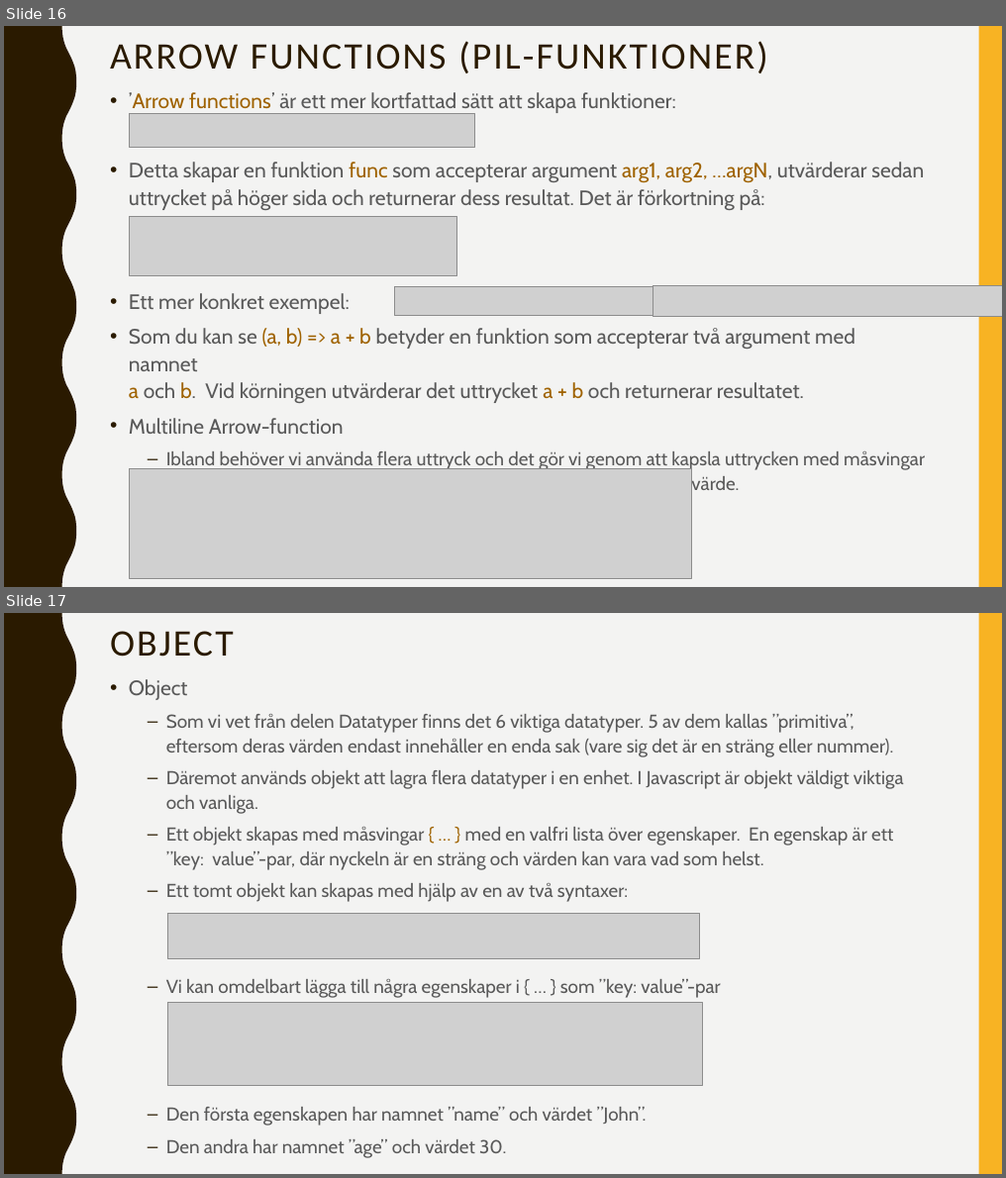
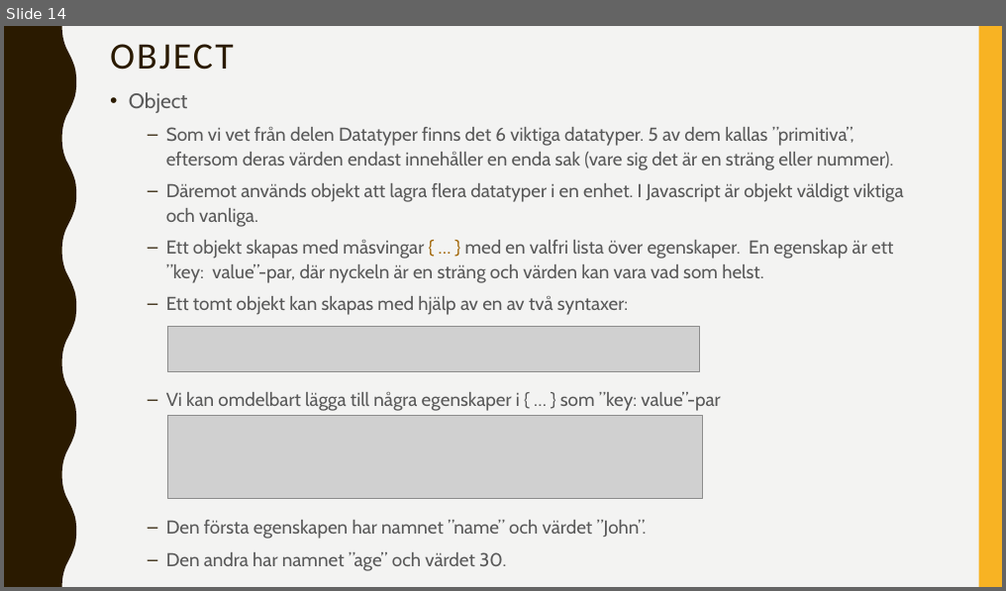
Before and after one commit to abbjetmus/programmering-produktion, a slide deck: Javascript/JavaScript.pptx. Shown one above the other, each under a label of ours: slides 16 and 17 before the commit, slide 14 after it. The pictures are 1006x1178 and 1006x591 pixels, drawn with LibreOffice and Linux fonts; fonts in the diff are those of the drawing; grey boxes stand for pictures. Boxes give left, top, right and bottom in pixels: in the first picture for what was removed or moved away, otherwise in the second. Text is boxed around its words. In the diff, an @@ line names an element or a change of style, - is before the commit and + after.

```diff
--- a/Javascript/JavaScript.pptx
+++ b/Javascript/JavaScript.pptx
@@ slide 16 removed at (x1=4, y1=26, x2=1002, y2=587), background #F3F3F2; not listed: 2 template elements that a slide beside it also shows @@
@@ title removed at (x1=110, y1=41, x2=768, y2=74) @@
-ARROW FUNCTIONS (PIL-FUNKTIONER)
@@ text removed at (x1=129, y1=92, x2=925, y2=495) @@
-• ’Arrow functions’ är ett mer kortfattad sätt att skapa funktioner:
-• Detta skapar en funktion func som accepterar argument arg1, arg2, …argN, utvärderar sedan uttrycket på höger sida och returnerar dess resultat. Det är förkortning på:
-• Ett mer konkret exempel:
-• Som du kan se (a, b) => a + b betyder en funktion som accepterar två argument med namnet
-  a och b. Vid körningen utvärderar det uttrycket a + b och returnerar resultatet.
-• Multiline Arrow-function
-  – Ibland behöver vi använda flera uttryck och det gör vi genom att kapsla uttrycken med måsvingar { }, skulle vi vilja returnera data använder vi sedan ett normal return värde.
@@ picture removed at (x1=129, y1=113, x2=475, y2=148) @@
@@ picture removed at (x1=129, y1=217, x2=457, y2=276) @@
@@ picture removed at (x1=395, y1=287, x2=826, y2=316) @@
@@ picture removed at (x1=653, y1=285, x2=1002, y2=317) @@
@@ picture removed at (x1=129, y1=470, x2=692, y2=578) @@
@@ what was slide 17 is now slide 14 @@
```
Also in this commit, not shown: 2 slides changed, 2 other slides removed, 6 other files.
